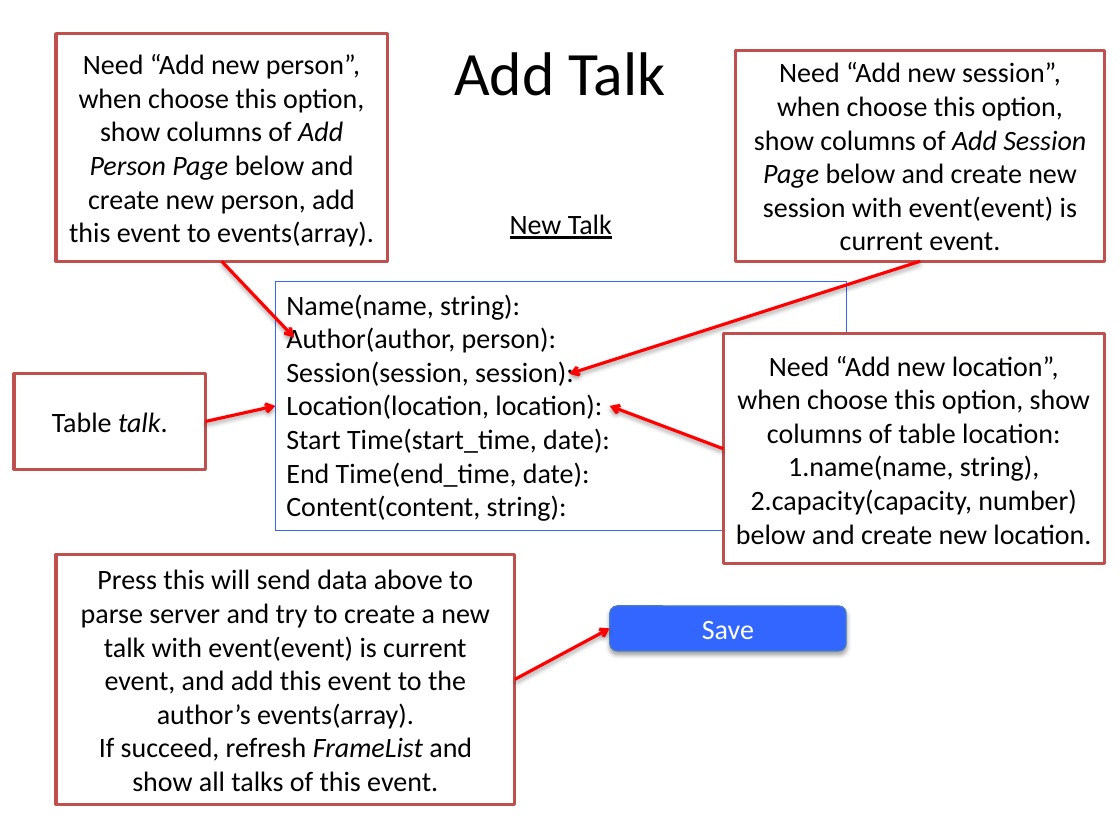
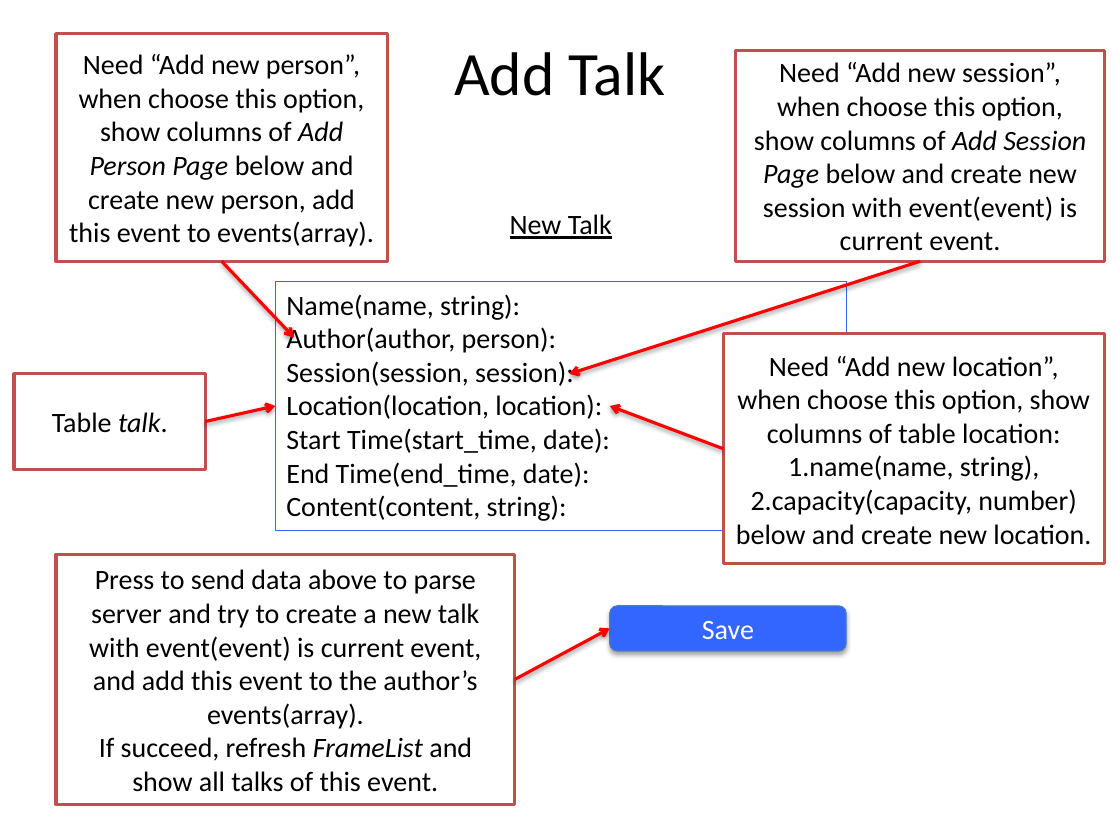
Before and after one commit to jan0054/colloquium.me-dev, a slide deck: slide 10 of web_source/cmmathweb 2.pptx. Drawn at 1120x840 pixels with LibreOffice and Linux fonts; fonts in the diff are those of the drawing. Boxes give left, top, right and bottom in pixels: in the first picture for what was removed or moved away, otherwise in the second. Text is boxed around its words. In the diff, an @@ line names an element or a change of style, - is before the commit and + after.

```diff
--- a/web_source/cmmathweb 2.pptx
+++ b/web_source/cmmathweb 2.pptx
@@ text in rectangle at <box>89,569,481,729</box>: text changed @@
-Press this will send data above to parse server and try to create a new talk with event(event) is current event, and add this event to the author’s events(array).
+Press to send data above to parse server and try to create a new talk with event(event) is current event, and add this event to the author’s events(array).
```
Also in this commit, not shown: 9 other slides changed.
